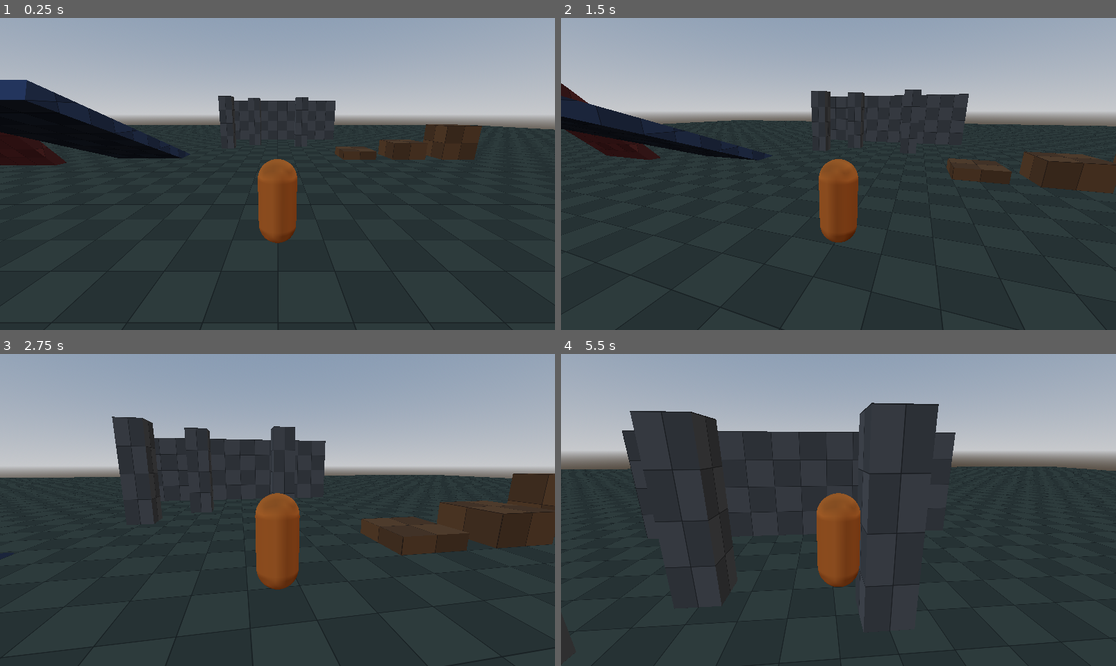
Above: before the commit, frames 1-4 (two rows, left to right).
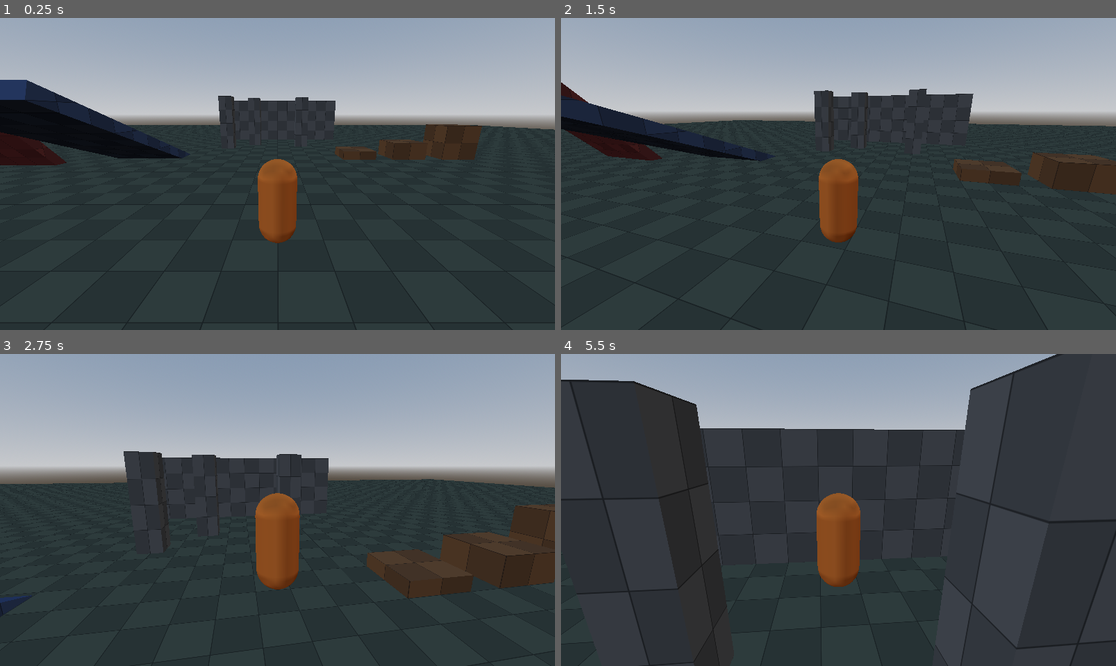
Above: after the commit, the same moments.

Repository: Hydroponicz/project-outpost
Game: Godot game, scene res://world/test_level.tscn
The game is run twice, just before and just after one commit, with the same random seed, the same clock (stepped at 60 frames per second) and the same inputs.
Inputs (mouse positions are in pixels of both pictures, inside the frame that each line leads up to):
- Up to frame 1 (0.25 s): no input
- Up to frame 2 (1.5 s): tap Enter at 0.5 s; move the mouse to (866, 174) at 0.52 s; hold W (move_forward) from 0.53 s (still down); tap Space (jump) at 0.6, 0.77, 1.07 s; click (866, 174) at 0.67 s; move the mouse to (810, 174) at 1.27 s; tap Shift (sprint) at 1.35 s
- Up to frame 3 (2.75 s): keep holding W (move_forward); tap Space (jump) at 1.52, 1.55, 1.82, 2.3 s; move the mouse to (288, 503) at 2.02 s; hold Mouse wheel up (zoom_in) from 2.03 s (still down)
- Up to frame 4 (5.5 s): keep holding W (move_forward); move the mouse to (832, 516) at 2.77 s; release Mouse wheel up (zoom_in) at 2.78 s; tap Mouse wheel down (zoom_out) at 2.85 s; click (832, 516) at 2.92 s; tap Space (jump) at 3.02, 3.05, 3.32, 3.6, 3.77, 4.07, 4.52, 4.55, 4.82, 5.3 s; move the mouse to (877, 513) at 3.52 s; move the mouse to (794, 506) at 4.27 s; tap Shift (sprint) at 4.35 s; move the mouse to (844, 510) at 5.02 s; hold Mouse wheel up (zoom_in) from 5.03 s (still down); click (844, 510) at 5.17 s

The runs differ from the first frame. In frame 2, 1.9% of the frame differs, in the area x 0-100%, y 20-100%; in frame 3, 11%; in frame 4, 16%, in the area x 0-100%, y 0-100%.

Commit message:
Less floaty jump: stronger gravity and extra fall gravity
Co-Authored-By: Claude Opus 5.5 <noreply@anthropic.com>
Claude-Session: https://claude.ai/code/session_01Dnt7QGQP5QX23Ak6sTPPQP

Diff:
--- a/player/player.gd
+++ b/player/player.gd
@@ -23,8 +23,11 @@
 @export_group("Jumping")
 ## Peak jump height, in meters.
 @export var jump_height: float = 1.2
-## Multiplies the project's gravity. Above 1 makes falling feel heavier.
-@export var gravity_multiplier: float = 1.5
+## Multiplies the project's gravity. Higher = quicker, less floaty jumps.
+@export var gravity_multiplier: float = 2.0
+## Extra gravity while falling, so you come down faster than you go up.
+## 1 = same as rising. Higher = snappier landings.
+@export var fall_gravity_multiplier: float = 1.6
 
 var _gravity: float = ProjectSettings.get_setting("physics/3d/default_gravity")
 
@@ -36,8 +39,10 @@
 	var gravity := _gravity * gravity_multiplier
 
 	# --- Gravity ---
+	# Falling (moving downward) uses stronger gravity than rising.
 	if not is_on_floor():
-		velocity.y -= gravity * delta
+		var fall_boost := fall_gravity_multiplier if velocity.y < 0.0 else 1.0
+		velocity.y -= gravity * fall_boost * delta
 
 	# --- Jump ---
 	# Physics formula: the launch speed needed to reach jump_height.
